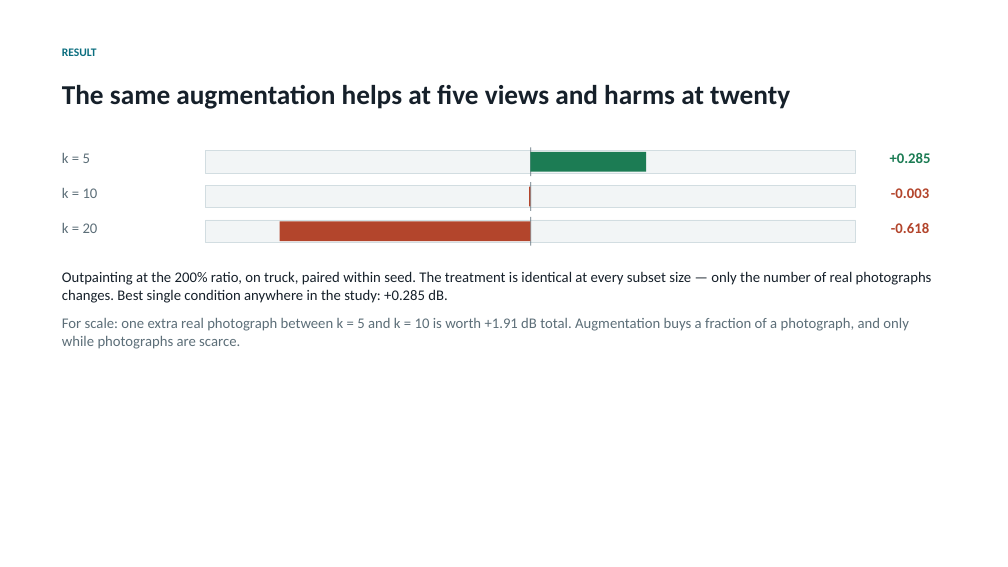
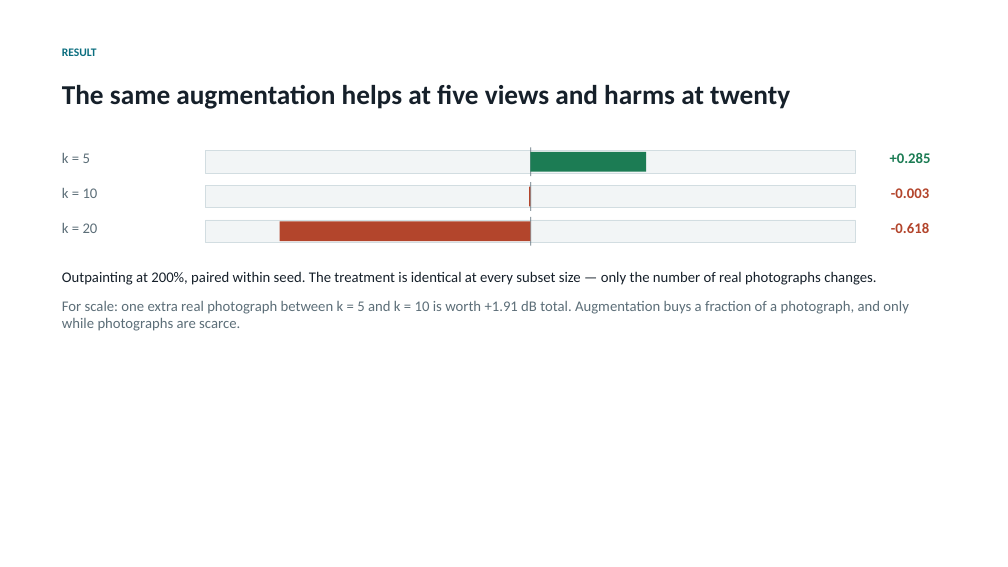
Before and after one commit to mohamedeyaad/fewshot-gaussian-splatting, a slide deck: slide 9 of results/presentation.pptx. Drawn at 1008x567 pixels with LibreOffice and Linux fonts; fonts in the diff are those of the drawing. Boxes give left, top, right and bottom in pixels: in the first picture for what was removed or moved away, otherwise in the second. Text is boxed around its words. In the diff, an @@ line names an element or a change of style, - is before the commit and + after.

```diff
--- a/results/presentation.pptx
+++ b/results/presentation.pptx
@@ text at [62,271,876,285]: text changed @@
-Outpainting at the 200% ratio, on truck, paired within seed. The treatment is identical at every subset size — only the number of real photographs changes. Best single condition anywhere in the study: +0.285 dB.
+Outpainting at 200%, paired within seed. The treatment is identical at every subset size — only the number of real photographs changes.
```
Also in this commit, not shown: 10 other slides changed, 8 other files.
